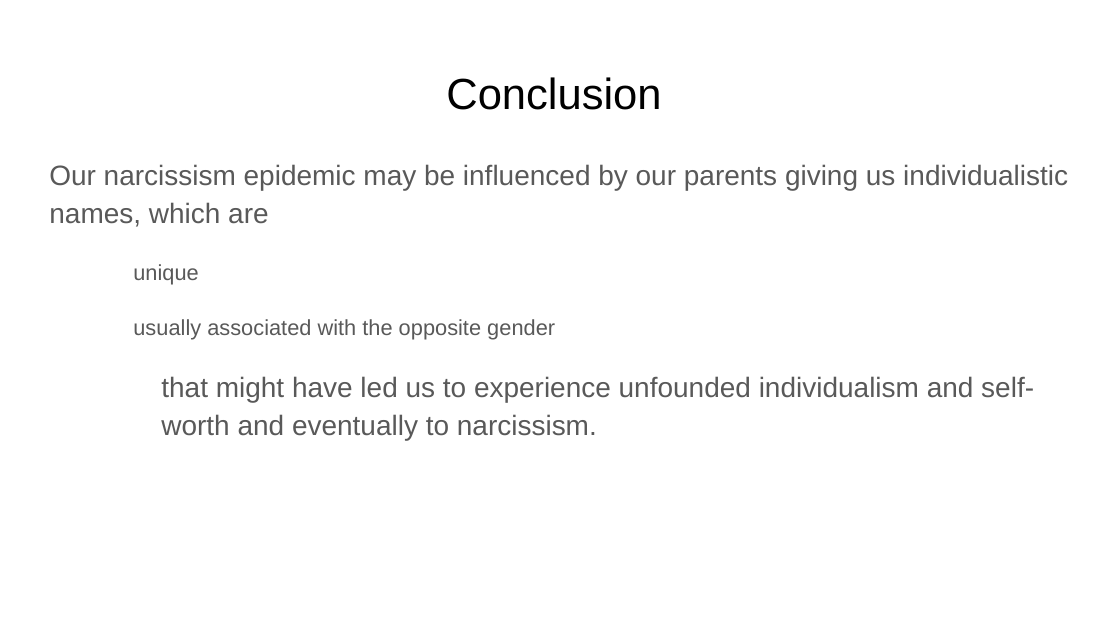
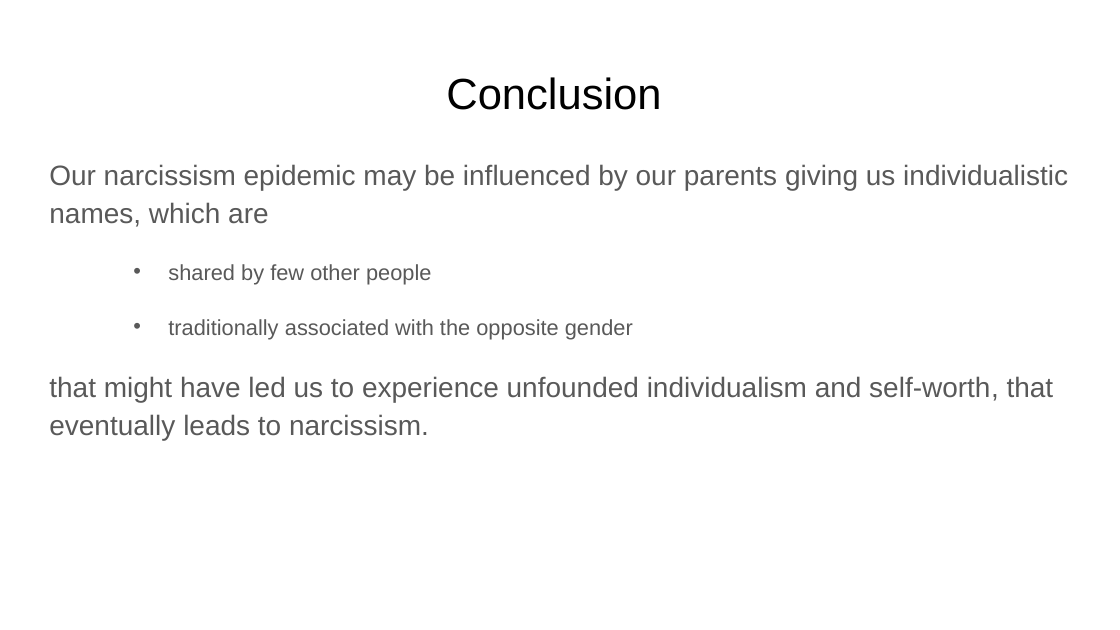
Before and after one commit to nycdatasci/bootcamp006_project, a slide deck: slide 17 of Project1-ExploreVis/JieleiZhu/Bootcamp_ Project#1.pptx. Drawn at 1120x630 pixels with LibreOffice and Linux fonts; fonts in the diff are those of the drawing. Boxes give left, top, right and bottom in pixels: in the first picture for what was removed or moved away, otherwise in the second. Text is boxed around its words. In the diff, an @@ line names an element or a change of style, - is before the commit and + after.

```diff
--- a/Project1-ExploreVis/JieleiZhu/Bootcamp_ Project#1.pptx
+++ b/Project1-ExploreVis/JieleiZhu/Bootcamp_ Project#1.pptx
@@ text at box(49, 264, 1054, 441): text changed @@
-  unique
-  usually associated with the opposite gender
-that might have led us to experience unfounded individualism and self-worth and eventually to narcissism.
+  • shared by few other people
+  • traditionally associated with the opposite gender
+that might have led us to experience unfounded individualism and self-worth, that eventually leads to narcissism.
```
Also in this commit, not shown: 5 other slides changed.
